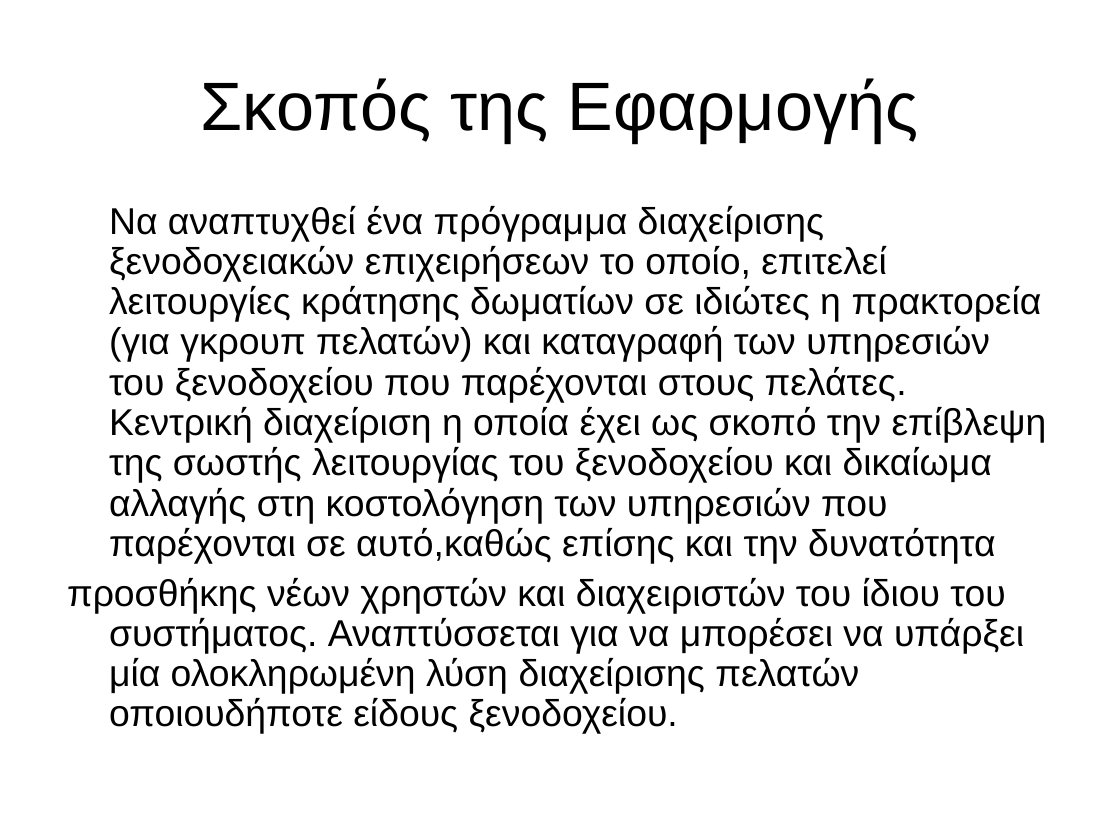
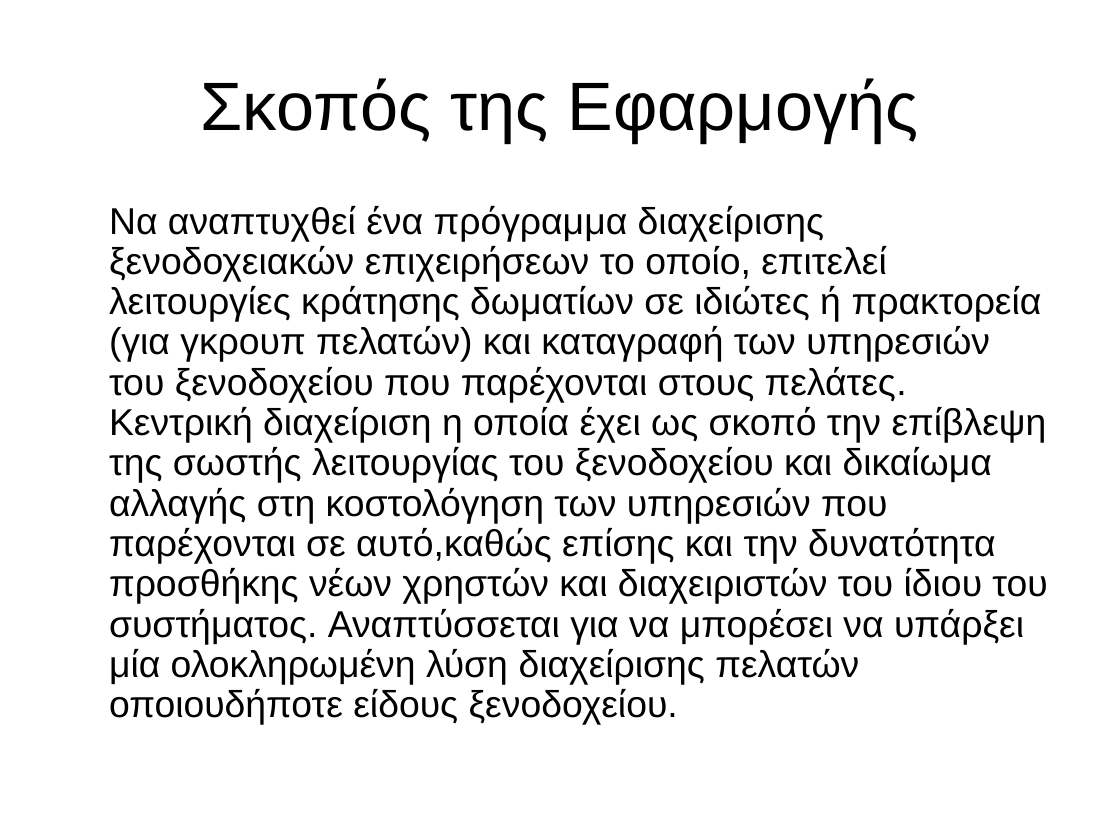
Before and after one commit to thantsip/tl2hotel, a slide deck: slide 3 of clients_wiki/Presentation/Hotel Reception Presentation.ppt. Drawn at 1120x840 pixels with LibreOffice and Linux fonts; fonts in the diff are those of the drawing. Boxes give left, top, right and bottom in pixels: in the first picture for what was removed or moved away, otherwise in the second. Text is boxed around its words. In the diff, an @@ line names an element or a change of style, - is before the commit and + after.

```diff
--- a/clients_wiki/Presentation/Hotel Reception Presentation.ppt
+++ b/clients_wiki/Presentation/Hotel Reception Presentation.ppt
@@ text at [109,206,1047,725]: text changed @@
-Να αναπτυχθεί ένα πρόγραμμα διαχείρισης ξενοδοχειακών επιχειρήσεων το οποίο, επιτελεί λειτουργίες κράτησης δωματίων σε ιδιώτες η πρακτορεία (για γκρουπ πελατών) και καταγραφή των υπηρεσιών του ξενοδοχείου που παρέχονται στους πελάτες. Κεντρική διαχείριση η οποία έχει ως σκοπό την επίβλεψη της σωστής λειτουργίας του ξενοδοχείου και δικαίωμα αλλαγής στη κοστολόγηση των υπηρεσιών που παρέχονται σε αυτό,καθώς επίσης και την δυνατότητα
-προσθήκης νέων χρηστών και διαχειριστών του ίδιου του συστήματος. Αναπτύσσεται για να μπορέσει να υπάρξει μία ολοκληρωμένη λύση διαχείρισης πελατών οποιουδήποτε είδους ξενοδοχείου.
+Να αναπτυχθεί ένα πρόγραμμα διαχείρισης ξενοδοχειακών επιχειρήσεων το οποίο, επιτελεί λειτουργίες κράτησης δωματίων σε ιδιώτες ή πρακτορεία (για γκρουπ πελατών) και καταγραφή των υπηρεσιών του ξενοδοχείου που παρέχονται στους πελάτες. Κεντρική διαχείριση η οποία έχει ως σκοπό την επίβλεψη της σωστής λειτουργίας του ξενοδοχείου και δικαίωμα αλλαγής στη κοστολόγηση των υπηρεσιών που παρέχονται σε αυτό,καθώς επίσης και την δυνατότητα προσθήκης νέων χρηστών και διαχειριστών του ίδιου του συστήματος. Αναπτύσσεται για να μπορέσει να υπάρξει μία ολοκληρωμένη λύση διαχείρισης πελατών οποιουδήποτε είδους ξενοδοχείου.
```
Also in this commit, not shown: 2 other slides changed, 2 slides added.
